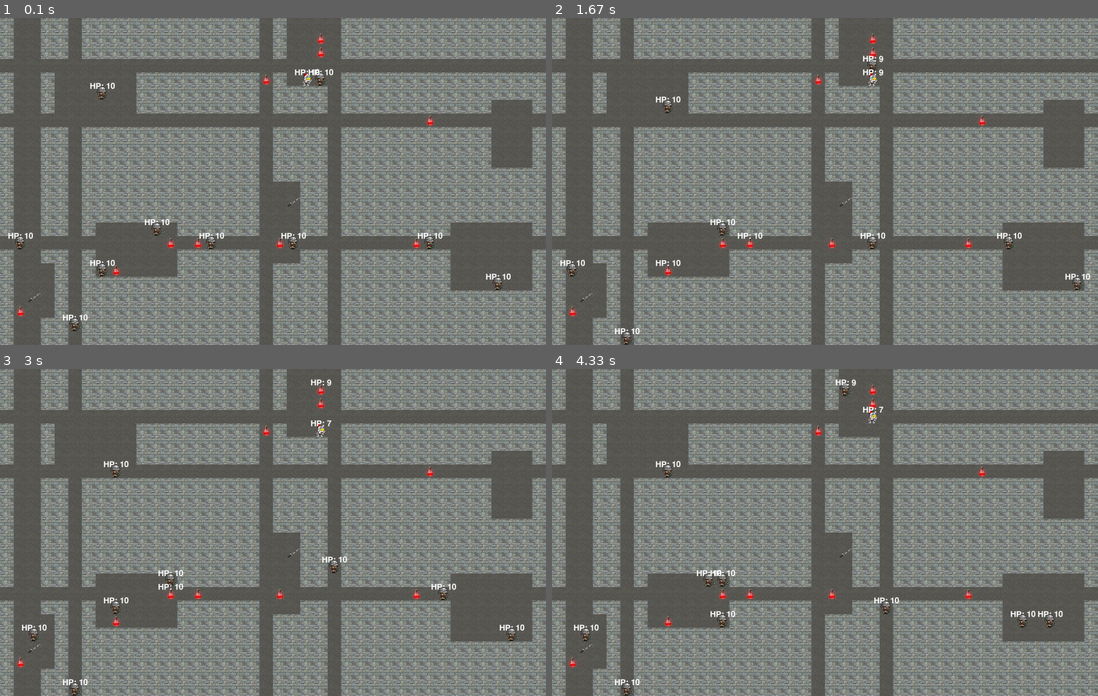
Above: before the commit, frames 1-4 (two rows, left to right).
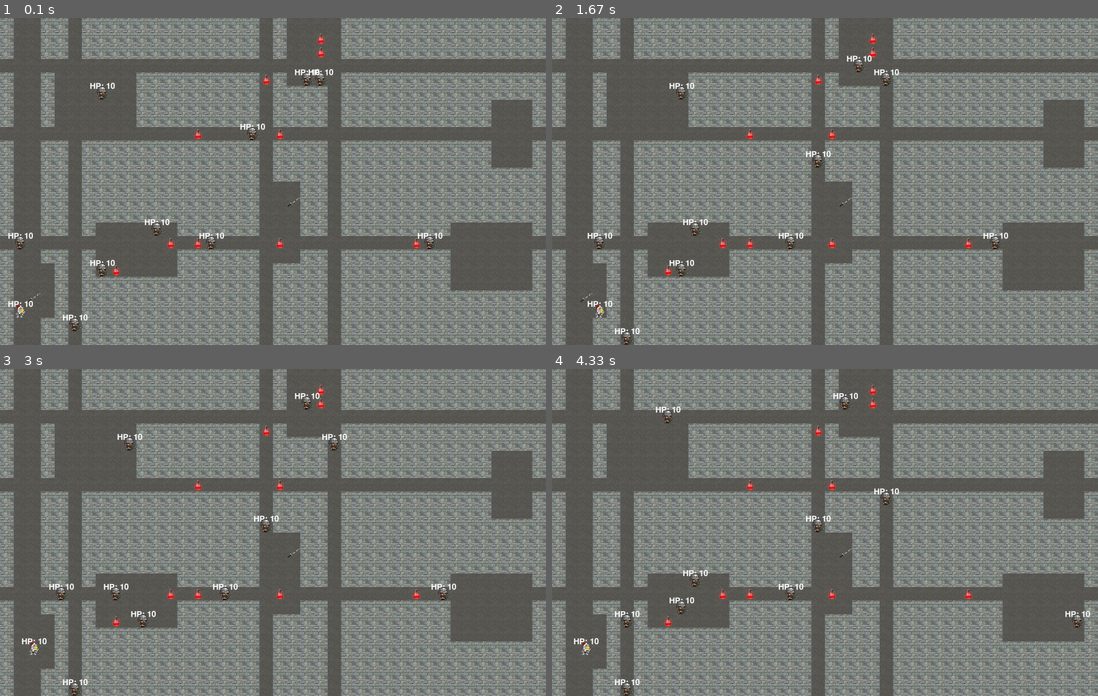
Above: after the commit, the same moments.

Repository: Ashatanka/ROGALIQUE
Game: pygame game, started from rogalique_pygame.py
Two runs of this game, one before a commit and one after it. Both use one fixed random seed, a clock stepped at 60 frames per second and the inputs below.
Inputs:
- Up to frame 1 (0.1 s): no input
- Up to frame 2 (1.67 s): hold Space 0.33-0.8 s; hold Right 0.33-0.8 s; tap Space at 0.83 s; hold Right 1.17-1.63 s
- Up to frame 3 (3 s): hold Up 1.67-1.97 s; hold Right 2-2.47 s; hold Left from 2.5 s (still down)
- Up to frame 4 (4.33 s): release Left at 3.03 s; hold Down 3.07-3.37 s; hold Left 3.4-3.8 s; tap Space at 3.47, 3.77, 3.9, 4.3 s; hold Up 3.83-4.2 s; hold Right from 4.23 s (still down)

The runs differ from the first frame. In frame 1, 5.9% of the frame differs, in the area x 0-100%, y 16-92%; in frame 2, 7.1%; in frame 3, 7.0%; in frame 4, 7.2%, in the area x 0-100%, y 3-92%.

Commit message:
game over window

Diff:
--- a/level.py
+++ b/level.py
@@ -1,6 +1,7 @@
 from settings import *
 import random
 import pygame
+import tkinter as tk
 
 def find_empty(map_grid, empty_symb):
     foundempty = False
@@ -48,9 +49,7 @@
     def place_room(map, rooms):
         # cash = [row[:] for row in map]
         r_x, r_y, r_width, r_height = room_settings()
-        print("r_x, r_y, r_width, r_height = ", r_x, r_y, r_width, r_height)
         if not check_near(r_x, r_y, r_width, r_height, map):
-            print("overlay bounds!")
             return place_room(map, rooms)
         for height in range(r_height):
                 for width in range(r_width):
@@ -66,16 +65,10 @@
 
     # Генерация комнат
     rooms_number = random.randint(room_minnum, room_maxnum)
-    print("rooms_number = ", rooms_number)
     roomslist = []
     for room in range(1, rooms_number+1):
         map_grid, roomslist = room_generate(map_grid, roomslist)
-        print('NEW ROOM')
-        for ind_row, row in enumerate(map_grid):
-            print(''.join(row), ind_row)
-
-    for row in map_grid:
-        print(''.join(row))
+
     # генерация линий
     # to do:
     # обеспечить доступность каждой комнаты
@@ -83,38 +76,26 @@
     # линии не должны быть рядом (ширина прохода 1 блок)
     horizontal_lines_number = random.randint(lines_minnumber, lines_maxnumber)
     vertical_lines_number = random.randint(lines_minnumber, lines_maxnumber)
-    print("horiz = ", horizontal_lines_number)
-    print("vert = ", vertical_lines_number)
-
-    r = roomslist[0]
-    print(*r.values())
+
     for i in range(rooms_number):
-        trash = check_near(*(roomslist[i].values()), map_grid)
-        print("no overlay = ", trash)
-        if trash:
-            room_settings = roomslist[i]
-            print("room ", room_settings["r_y"], room_settings["r_x"])
+        if check_near(*(roomslist[i].values()), map_grid):
             if horizontal_lines_number != 0:
-                line_y = random.randint(room_settings["r_y"], room_settings["r_y"] + room_settings["r_height"] - 2)
-                print("line y ", line_y)
+                line_y = random.randint(roomslist[i]["r_y"], roomslist[i]["r_y"] + roomslist[i]["r_height"] - 1)
                 map_grid[line_y] = [empty_symb]*map_width
                 horizontal_lines_number -= 1
             elif vertical_lines_number != 0:
-                line_x = random.randint(room_settings["r_x"], room_settings["r_x"] + room_settings["r_width"] - 2)
-                print("line x ", line_x)
+                line_x = random.randint(roomslist[i]["r_x"], roomslist[i]["r_x"] + roomslist[i]["r_width"] - 1)
                 for row in map_grid:
                     row[line_x] = empty_symb
                 vertical_lines_number -= 1
 
     while horizontal_lines_number != 0:
         line_y = random.randint(0, map_height-1)
-        print("line y ", line_y)
         map_grid[line_y] = [empty_symb]*map_width
         horizontal_lines_number -= 1
 
     while vertical_lines_number != 0:
         line_x = random.randint(0, map_width-1)
-        print("line x ", line_x)
         for row in map_grid:
             row[line_x] = empty_symb
         vertical_lines_number -= 1
@@ -303,3 +284,28 @@
         self.enemies.draw(self.display_surface)
         self.items.draw(self.display_surface)
         self.draw_health(self.player.sprite, self.enemies.sprites)
+
+    def game_over(self):
+        # Создаем окно
+        game_over_window = tk.Tk()
+        game_over_window.title("Game Over")
+
+        # Создаем текстовое сообщение
+        label = tk.Label(game_over_window, text="Game Over", font=("Helvetica", 24))
+        label.pack(pady=20)
+
+        def play_again():
+            game_over_window.destroy()  # Закрываем окно
+
+        def close():
+            game_over_window.destroy()  # Закрываем окно
+            pygame.quit()  # Завершаем Pygame
+            sys.exit()  # Завершаем программу
+
+        # Создаем кнопки
+        button_play_again = tk.Button(game_over_window, text="Играть ещё", command=play_again)
+        button_play_again.pack(side=tk.LEFT, padx=10)
+        button_close = tk.Button(game_over_window, text="Закрыть", command=close)
+        button_close.pack(side=tk.RIGHT, padx=10)
+
+        game_over_window.mainloop()  # Запускаем главный цикл tkinter
--- a/rogalique_pygame.py
+++ b/rogalique_pygame.py
@@ -10,34 +10,41 @@
 
 # основной цикл игры
 if __name__ == '__main__':
-    level = Level(generate_level(), screen)
+    print("Im here")
+    while True:
+        print("New Game")
+        level = Level(generate_level(), screen)
+        game = True
 
-    while True:
-        for event in pygame.event.get():
-            if event.type == pygame.QUIT:
-                pygame.quit()
-                sys.exit()
-            elif event.type == pygame.KEYDOWN:  # Обработка нажатия клавиш
-                if event.key == pygame.K_LEFT:
-                    level.player.sprite.move(-1, 0, level)  # Передвижение игрока влево
-                elif event.key == pygame.K_RIGHT:
-                    level.player.sprite.move(1, 0, level)  # Передвижение игрока вправо
-                elif event.key == pygame.K_UP:
-                    level.player.sprite.move(0, -1, level)  # Передвижение игрока вверх
-                elif event.key == pygame.K_DOWN:
-                    level.player.sprite.move(0, 1, level)  # Передвижение игрока вниз
-                elif event.key == pygame.K_SPACE:
-                    level.player.sprite.attack(level)
-                # Двигаем врагов после хода игрока
-                for enemy in level.enemies:
-                    enemy.move(level)
-        # background
-        screen.fill('black')
-        # draw a level
-        level.draw_tiles()
-        pygame.display.update()
-        screen.blit(level.player.sprite.image, level.player.sprite.rect)
-        clock.tick(FPS)  # set fps
+        while game:
+            if level.player.sprite.hp <= 0: game = False
+            for event in pygame.event.get():
+                if event.type == pygame.QUIT:
+                    pygame.quit()
+                    sys.exit()
+                elif event.type == pygame.KEYDOWN:  # Обработка нажатия клавиш
+                    if event.key == pygame.K_LEFT:
+                        level.player.sprite.move(-1, 0, level)  # Передвижение игрока влево
+                    elif event.key == pygame.K_RIGHT:
+                        level.player.sprite.move(1, 0, level)  # Передвижение игрока вправо
+                    elif event.key == pygame.K_UP:
+                        level.player.sprite.move(0, -1, level)  # Передвижение игрока вверх
+                    elif event.key == pygame.K_DOWN:
+                        level.player.sprite.move(0, 1, level)  # Передвижение игрока вниз
+                    elif event.key == pygame.K_SPACE:
+                        level.player.sprite.attack(level)
+                    # Двигаем врагов после хода игрока
+                    for enemy in level.enemies:
+                        enemy.move(level)
+            # background
+            screen.fill('black')
+            # draw a level
+            level.draw_tiles()
+            pygame.display.update()
+            screen.blit(level.player.sprite.image, level.player.sprite.rect)
+            clock.tick(FPS)  # set fps
+
+        level.game_over()
 
 
 '''
